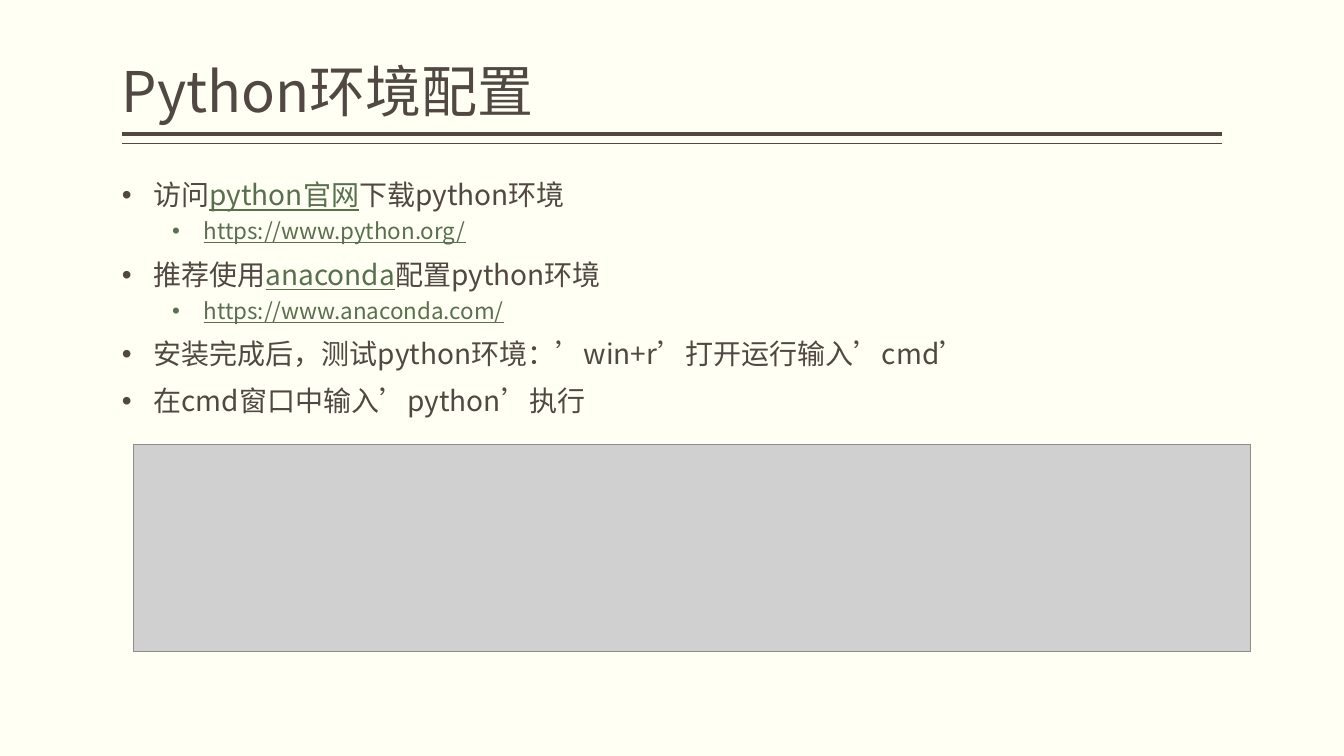
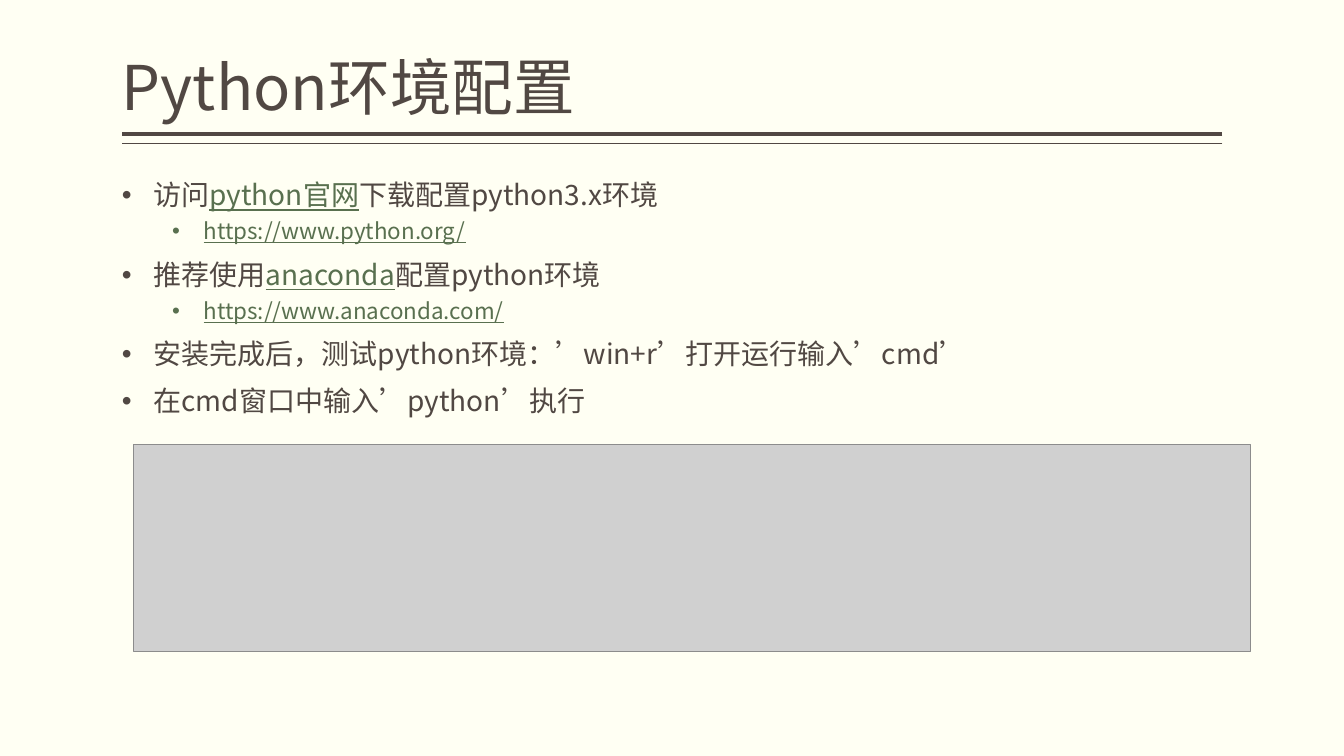
Before and after one commit to just997/project, a slide deck: slide 6 of python学习ppt/Python初识和环境配置.pptx. Drawn at 1344x756 pixels with LibreOffice and Linux fonts; fonts in the diff are those of the drawing; grey boxes stand for pictures. Boxes give left, top, right and bottom in pixels: in the first picture for what was removed or moved away, otherwise in the second. Text is boxed around its words. In the diff, an @@ line names an element or a change of style, - is before the commit and + after.

```diff
--- a/python学习ppt/Python初识和环境配置.pptx
+++ b/python学习ppt/Python初识和环境配置.pptx
@@ title "Python环境配置" at (x1=122, y1=58, x2=575, y2=125): size 40 to 44 pt @@
@@ text at (x1=153, y1=181, x2=658, y2=212): text changed @@
-• 访问python官网下载python环境
+• 访问python官网下载配置python3.x环境
```
Also in this commit, not shown: 6 other slides changed.
